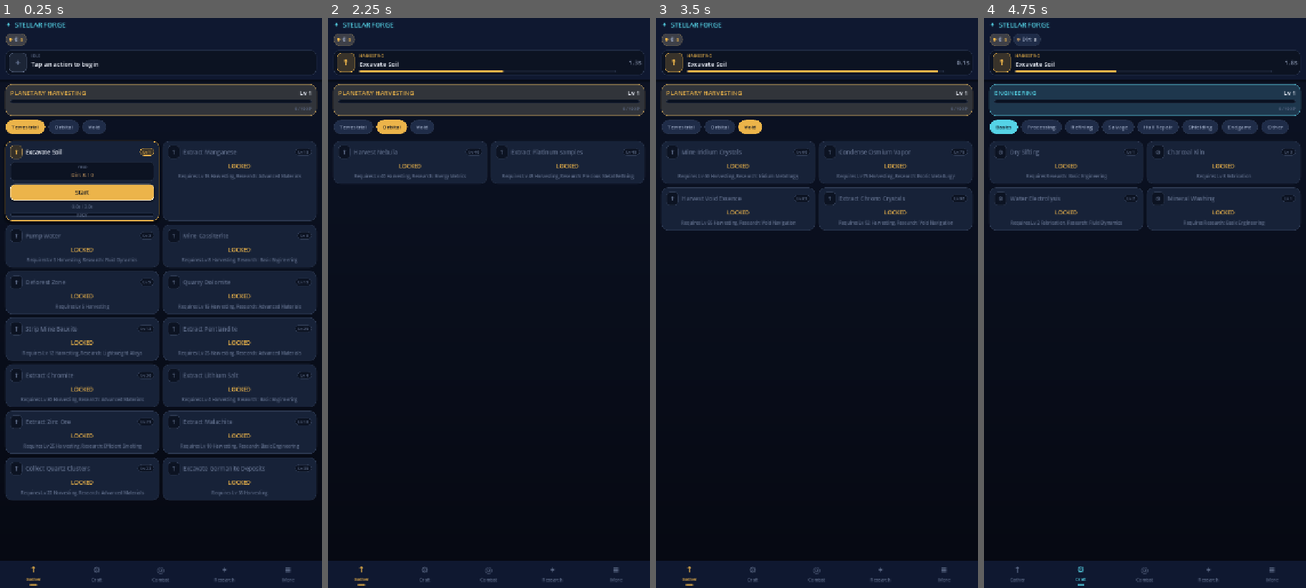
Above: before the commit, frames 1-4 (left to right).
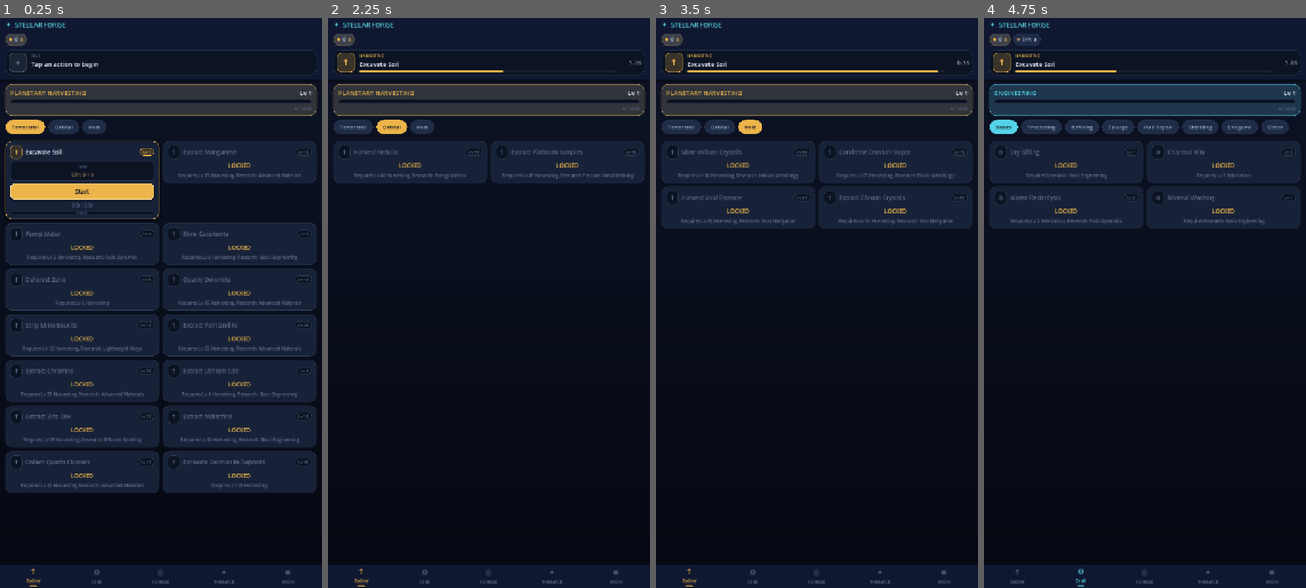
Above: after the commit, the same moments.

Repository: trakyalilter/TestMobileGame
Game: Godot game, scene res://scenes/main.tscn
Same seed, same stepped clock (60 frames per second), same inputs: the game is played once before the commit and once after it.
Inputs (mouse positions are in pixels of both pictures, inside the frame that each line leads up to):
- Up to frame 1 (0.25 s): no input
- Up to frame 2 (2.25 s): click "Start" at 0.5 s; click "Terrestrial" at 1.25 s; click "Orbital" at 2 s
- Up to frame 3 (3.5 s): click "Void" at 2.75 s
- Up to frame 4 (4.75 s): click (1016, 576) at 3.52 s; click (1080, 576) at 4.27 s

The runs differ from the first frame. In frame 1, 17% of the frame differs, in the area x 0-100%, y 25-100%; in frame 2, 1.2%; in frame 3, 2.0%; in frame 4, 1.8%.

Commit message:
UI fixes: compact bottom nav, content-sized cards, clearer Ship Designer
- Cards now size to their content (top-aligned) instead of stretching to fill
  grid rows, removing empty card bodies next to short/locked cards.
- Bottom nav made more compact (shorter items, smaller icons/padding).
- Renamed the More-menu 'Shipyard' entry to 'Ship Designer' and gave the page a
  clear 'SHIP DESIGNER' header so the fitting/loadout screen is discoverable.
- Rebuild APK.

Diff:
--- a/scripts/ui/main.gd
+++ b/scripts/ui/main.gd
@@ -13,7 +13,7 @@
 const PAGE_IDS := ["gather", "craft", "combat", "research", "more", "build", "ship", "bounty", "warp", "stats"]
 const MORE_MENU := [
 	{"id": "build",  "label": "⌂  Infrastructure"},
-	{"id": "ship",   "label": "⛭  Shipyard"},
+	{"id": "ship",   "label": "⛭  Ship Designer"},
 	{"id": "bounty", "label": "◆  Bounty Board"},
 	{"id": "warp",   "label": "✦  Warp Core"},
 	{"id": "stats",  "label": "≡  Storage & Crew"},
@@ -168,7 +168,7 @@
 	btn.flat = true
 	btn.focus_mode = Control.FOCUS_NONE
 	btn.size_flags_horizontal = Control.SIZE_EXPAND_FILL
-	btn.custom_minimum_size = Vector2(0, 56)
+	btn.custom_minimum_size = Vector2(0, 48)
 	var empty := StyleBoxEmpty.new()
 	for st in ["normal", "hover", "pressed", "focus"]:
 		btn.add_theme_stylebox_override(st, empty)
@@ -181,7 +181,7 @@
 	var icon := Label.new()
 	icon.text = NAV_ICON.get(id, "•")
 	icon.horizontal_alignment = HORIZONTAL_ALIGNMENT_CENTER
-	icon.add_theme_font_size_override("font_size", 19)
+	icon.add_theme_font_size_override("font_size", 17)
 	icon.mouse_filter = Control.MOUSE_FILTER_IGNORE
 	vb.add_child(icon)
 	var lab := Label.new()
@@ -658,11 +658,16 @@
 func _build_ship() -> void:
 	var v := _clear("ship")
 	_back_header(v)
+	var eyebrow := Label.new()
+	eyebrow.text = "⛭ SHIP DESIGNER"
+	eyebrow.add_theme_font_size_override("font_size", 16)
+	eyebrow.add_theme_color_override("font_color", Color.html(CYAN))
+	v.add_child(eyebrow)
 	var h: Dictionary = GameData.HULLS.get(GameState.active_hull, {})
 	var nm := Label.new()
-	nm.text = "⛭ " + h.get("name", "No Ship")
-	nm.add_theme_font_size_override("font_size", 16)
-	nm.add_theme_color_override("font_color", Color.html(CYAN))
+	nm.text = h.get("name", "No Ship")
+	nm.add_theme_font_size_override("font_size", 12)
+	nm.add_theme_color_override("font_color", Color.html(C_DIM))
 	v.add_child(nm)
 	var s := GameState.ship_stats()
 	if not s.is_empty():
@@ -1055,9 +1060,9 @@
 	var panel := PanelContainer.new()
 	panel.add_theme_stylebox_override("panel", _card_style(SURFACE, accent if lit else LINE, 1, lit))
 	panel.size_flags_horizontal = Control.SIZE_EXPAND_FILL
-	panel.size_flags_vertical = Control.SIZE_FILL
+	panel.size_flags_vertical = Control.SIZE_SHRINK_BEGIN
 	var v := VBoxContainer.new()
-	v.add_theme_constant_override("separation", 7)
+	v.add_theme_constant_override("separation", 6)
 	panel.add_child(v)
 	return v
 
@@ -1488,8 +1493,8 @@
 	s.border_color = Color.html(LINE)
 	s.content_margin_left = 4
 	s.content_margin_right = 4
-	s.content_margin_top = 3
-	s.content_margin_bottom = 3
+	s.content_margin_top = 2
+	s.content_margin_bottom = 2
 	return s
 
 func _grad_tex(top: String, bot: String) -> GradientTexture2D:
Not shown, changed: build/StellarForge.apk
